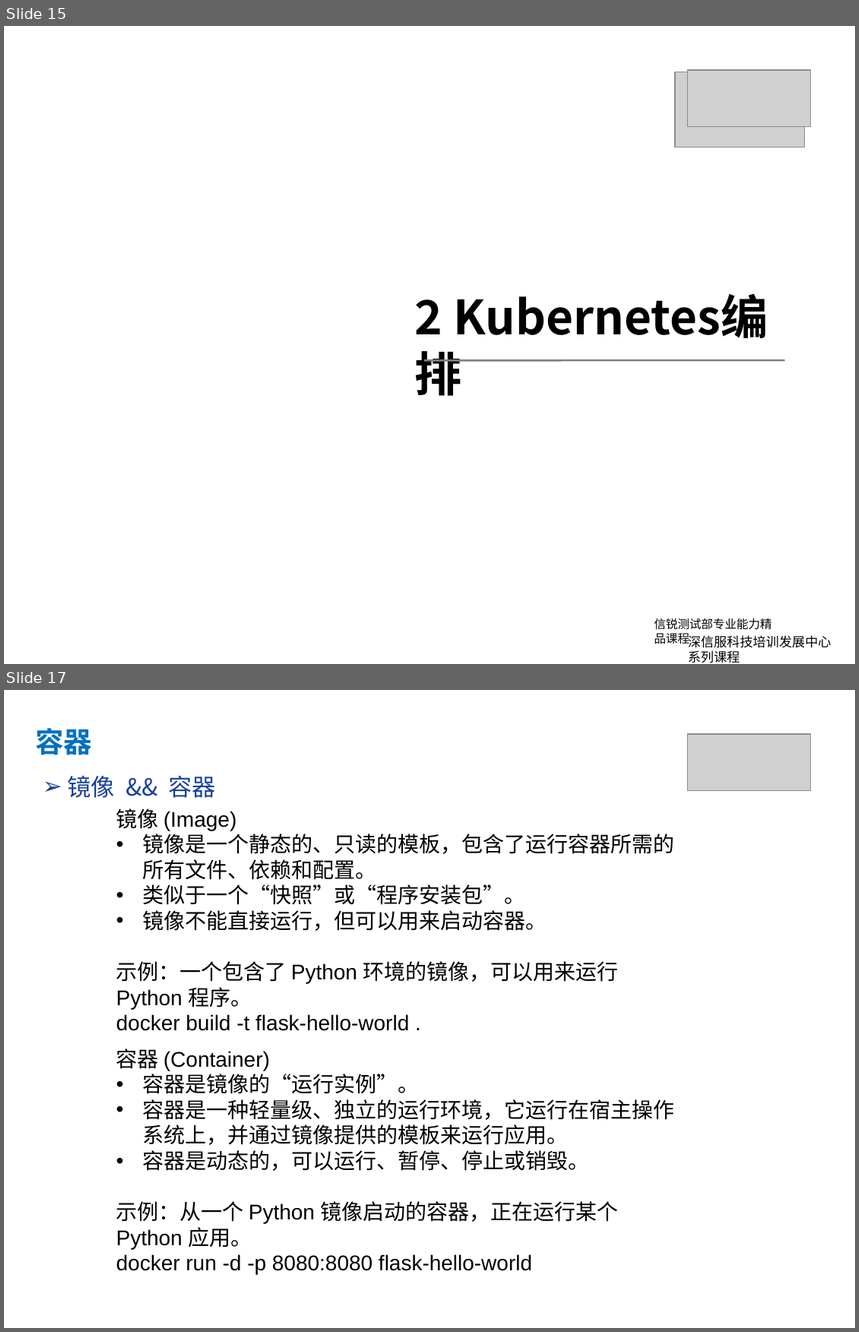
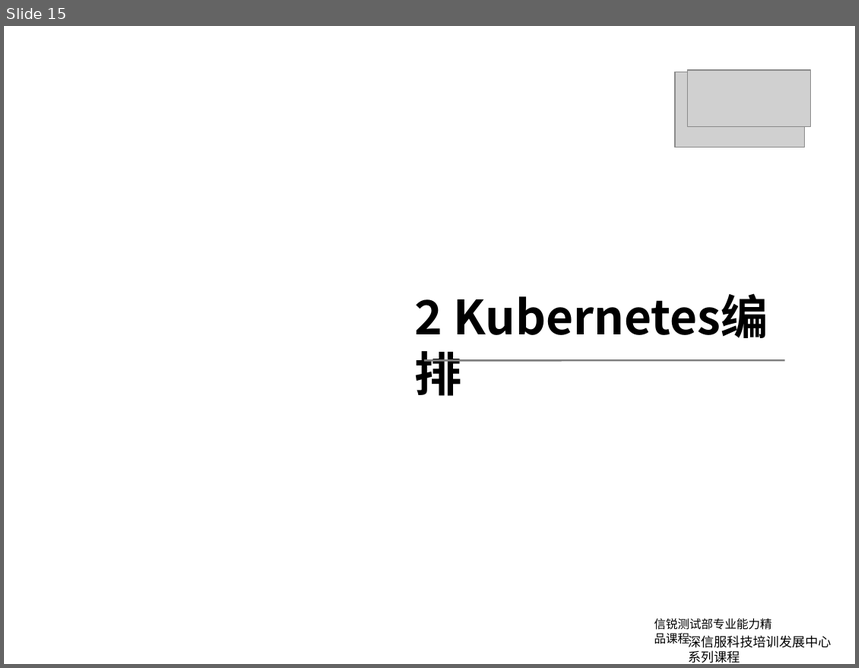
Before and after one commit to yubowen0525/k8s_from_basic_to_advanced, a slide deck: lession2/kubernetes第二课.pptx. Shown one above the other, each under a label of ours: slides 15 and 17 before the commit, slide 15 after it; the slides between them are not shown. The pictures are 859x1332 and 859x668 pixels, drawn with LibreOffice and Linux fonts; fonts in the diff are those of the drawing; grey boxes stand for pictures; background and template pictures are left out. Boxes give left, top, right and bottom in pixels: in the first picture for what was removed or moved away, otherwise in the second. Text is boxed around its words. In the diff, an @@ line names an element or a change of style, - is before the commit and + after.

```diff
--- a/lession2/kubernetes第二课.pptx
+++ b/lession2/kubernetes第二课.pptx
@@ slide 17 removed at (4,690,855,1328), background #FFFFFF @@
@@ text removed at (35,728,92,755) @@
-容器
@@ picture removed at (687,734,810,790) @@
@@ text removed at (68,775,215,798) @@
-➢ 镜像 && 容器
@@ text removed at (116,809,675,1031) @@
-镜像 (Image)
-• 镜像是一个静态的、只读的模板，包含了运行容器所需的所有文件、依赖和配置。
-• 类似于一个“快照”或“程序安装包”。
-• 镜像不能直接运行，但可以用来启动容器。
-示例：一个包含了 Python 环境的镜像，可以用来运行 Python 程序。
-docker build -t flask-hello-world .
@@ text removed at (116,1049,675,1275) @@
-容器 (Container)
-• 容器是镜像的“运行实例”。
-• 容器是一种轻量级、独立的运行环境，它运行在宿主操作系统上，并通过镜像提供的模板来运行应用。
-• 容器是动态的，可以运行、暂停、停止或销毁。
-示例：从一个 Python 镜像启动的容器，正在运行某个 Python 应用。
-docker run -d -p 8080:8080 flask-hello-world
```
Also in this commit, not shown: 2 slides changed, 6 slides added, 10 other slides removed, 9 other files.
